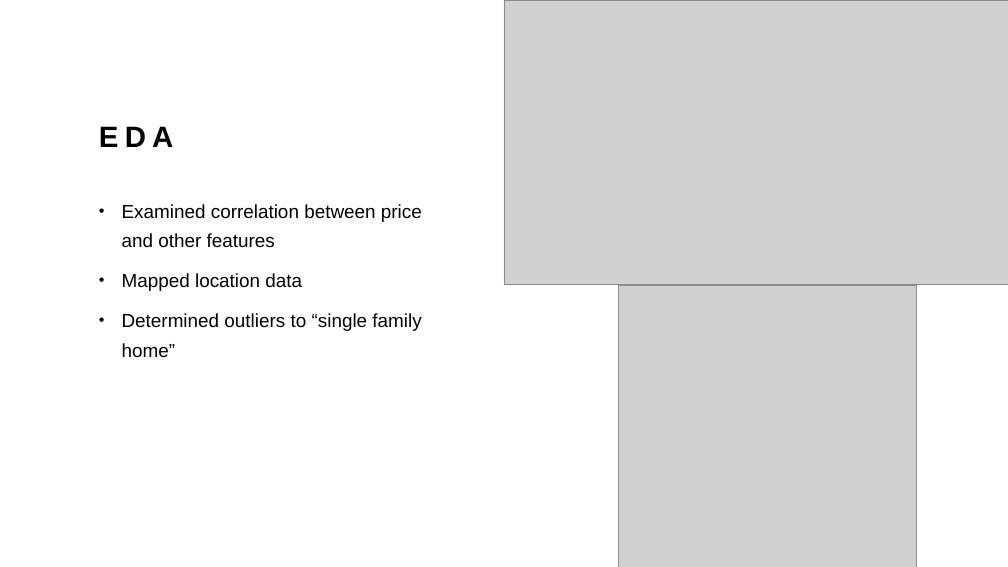
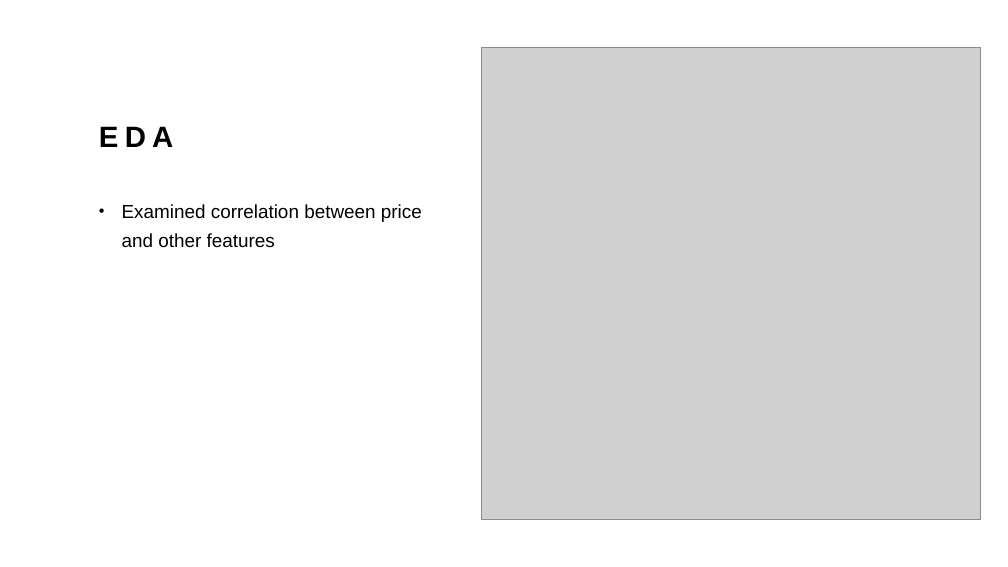
Before and after one commit to Shoemaker703/home_sales_analysis_project, a slide deck: slide 5 of Kings County HousIng Price Analysis.pptx. Drawn at 1008x567 pixels with LibreOffice and Linux fonts; fonts in the diff are those of the drawing; grey boxes stand for pictures. Boxes give left, top, right and bottom in pixels: in the first picture for what was removed or moved away, otherwise in the second. Text is boxed around its words. In the diff, an @@ line names an element or a change of style, - is before the commit and + after.

```diff
--- a/Kings County HousIng Price Analysis.pptx
+++ b/Kings County HousIng Price Analysis.pptx
@@ picture removed at (x1=504, y1=0, x2=1008, y2=284) @@
@@ picture resized from (x1=619, y1=286, x2=917, y2=567) to (x1=482, y1=47, x2=981, y2=520) @@
@@ text at (x1=122, y1=273, x2=421, y2=358): paragraphs removed @@
-• Mapped location data
-• Determined outliers to “single family home”
```
Also in this commit, not shown: 8 other slides changed, 1 slide removed, 1 other file.
